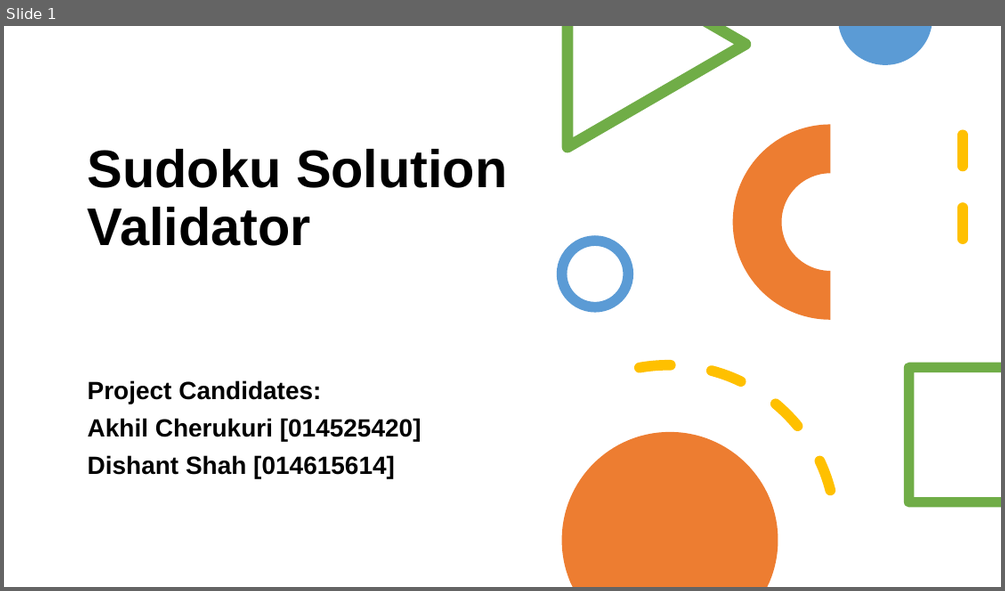
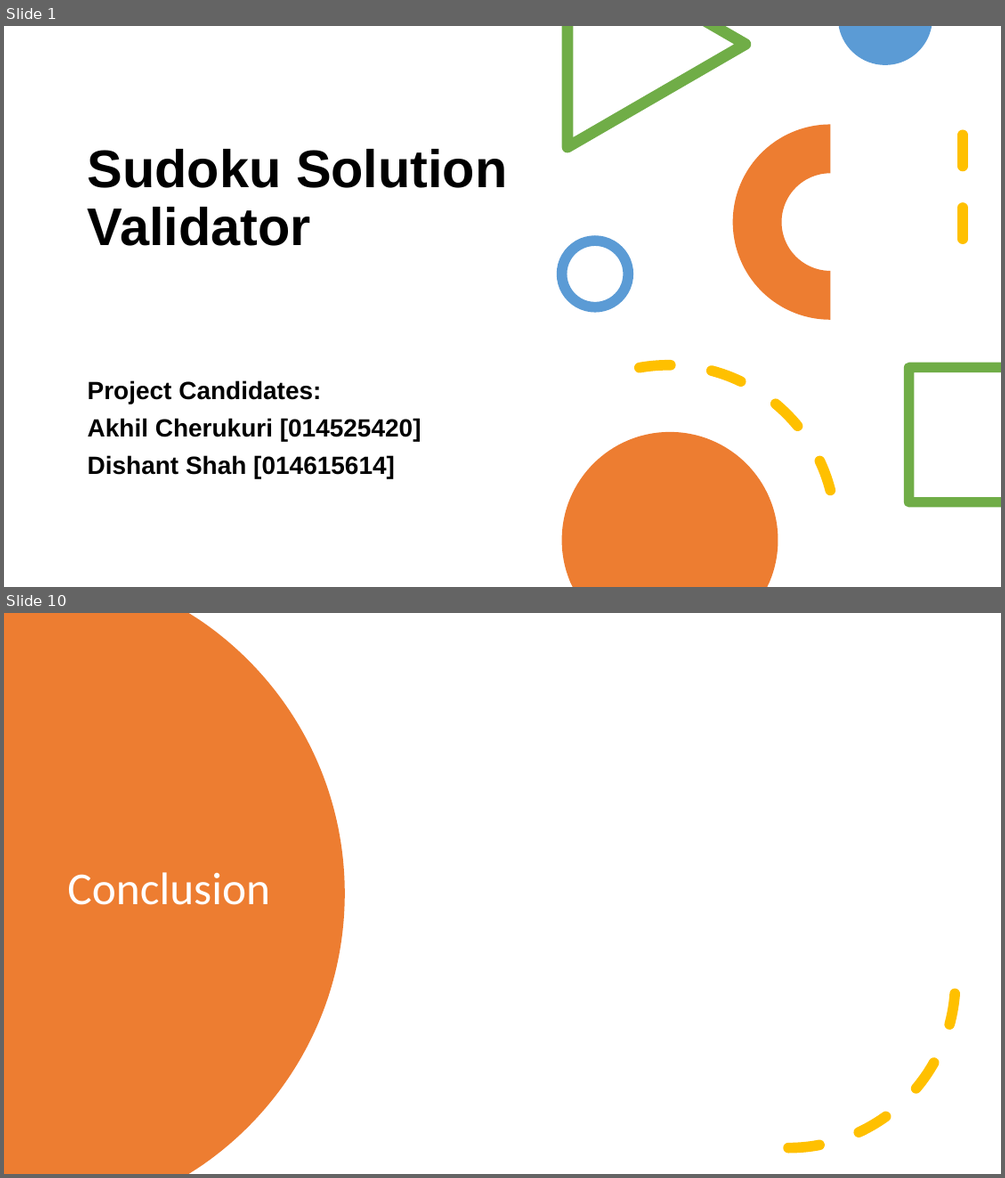
Before and after one commit to akhilcherukuri/Operating-Systems-Design, a slide deck: 180C Project Presentation - Group12.pptx. Shown one above the other, each under a label of ours: slide 1 before the commit, slides 1 and 10 after it; the slides between them are not shown. The pictures are 1005x591 and 1005x1178 pixels, drawn with LibreOffice and Linux fonts; fonts in the diff are those of the drawing. Boxes give left, top, right and bottom in pixels: in the first picture for what was removed or moved away, otherwise in the second. Text is boxed around its words. In the diff, an @@ line names an element or a change of style, - is before the commit and + after.

```diff
--- a/180C Project Presentation - Group12.pptx
+++ b/180C Project Presentation - Group12.pptx
@@ slide 10 added at [4,613,1001,1174], background #FFFFFF @@
@@ freeform shape added at [4,613,345,1174], fill #ED7D31 @@
@@ arc (boxed as its full ellipse) added at [622,814,956,1149], outline #FFC000 10 pt dashed @@
@@ title added at [67,872,270,905], 44 pt, text #FFFFFF @@
+Conclusion
```
Also in this commit, not shown: 9 other slides added, 1 slide removed, 1 other file.
